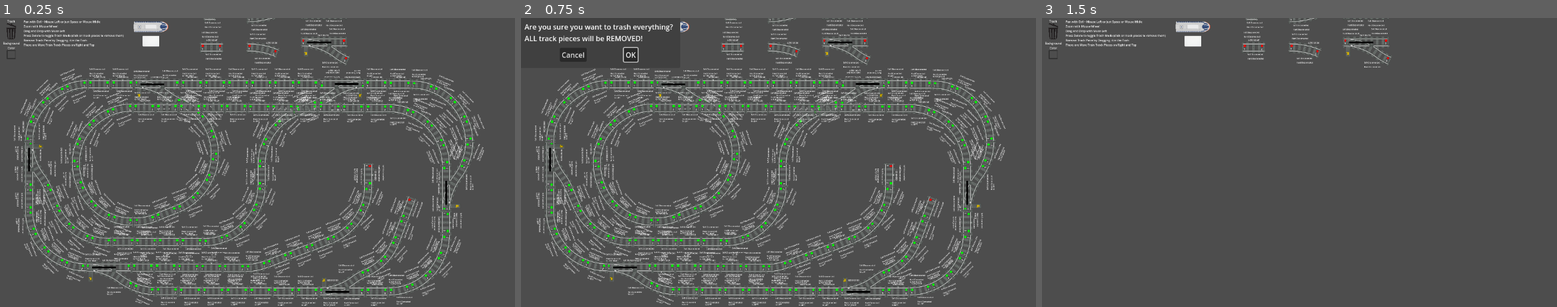
Above: before the commit, frames 1-3 (left to right).
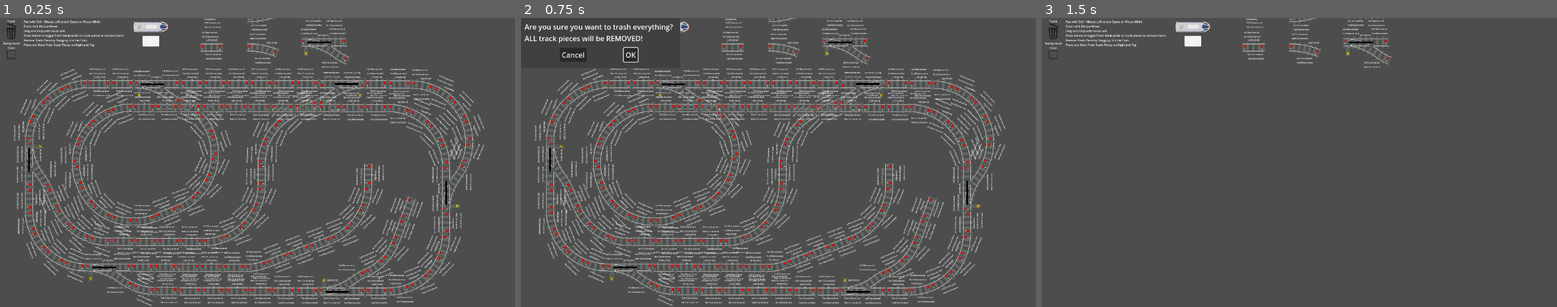
Above: after the commit, the same moments.

Repository: RustyRailways/RustyRailways
Game: Godot game, scene res://Main.tscn
The game is run twice, just before and just after one commit, with the same random seed, the same clock (stepped at 60 frames per second) and the same inputs.
Inputs (mouse positions are in pixels of both pictures, inside the frame that each line leads up to):
- Up to frame 1 (0.25 s): no input
- Up to frame 2 (0.75 s): tap Enter at 0.5 s; drag from (531, 32) to (768, 46) at 0.52 s
- Up to frame 3 (1.5 s): click "OK" at 1.25 s

The runs differ from the first frame. In frame 1, 3.8% of the frame differs, in the area x 2-94%, y 17-100%; in frame 2, 3.8%; in frame 3, nothing differs.
Error after the commit: Cannot call method 'get_child' on a null value. (res://Main.gd:35)

Commit message:
Rename ConnectionPointSnapArea to SnapArea

Diff:
--- a/client/train-track-pieces/BaseTrainTrackPiece.tscn
+++ b/client/train-track-pieces/BaseTrainTrackPiece.tscn
@@ -45,13 +45,13 @@
 collide_with_bodies = false
 script = ExtResource("2_m8y75")
 
-[node name="ConnectionPointSnapArea" type="Area2D" parent="ConnectionPoints/ConnectionPoint1Left"]
+[node name="SnapArea" type="Area2D" parent="ConnectionPoints/ConnectionPoint1Left"]
 collision_layer = 2
 collision_mask = 0
 monitoring = false
 monitorable = false
 
-[node name="CollisionShape2D" type="CollisionShape2D" parent="ConnectionPoints/ConnectionPoint1Left/ConnectionPointSnapArea"]
+[node name="CollisionShape2D" type="CollisionShape2D" parent="ConnectionPoints/ConnectionPoint1Left/SnapArea"]
 shape = SubResource("CircleShape2D_ofwjh")
 disabled = true
 
@@ -97,13 +97,13 @@
 collide_with_bodies = false
 script = ExtResource("2_m8y75")
 
-[node name="ConnectionPointSnapArea" type="Area2D" parent="ConnectionPoints/ConnectionPoint2TopRight"]
+[node name="SnapArea" type="Area2D" parent="ConnectionPoints/ConnectionPoint2TopRight"]
 collision_layer = 2
 collision_mask = 0
 monitoring = false
 monitorable = false
 
-[node name="CollisionShape2D" type="CollisionShape2D" parent="ConnectionPoints/ConnectionPoint2TopRight/ConnectionPointSnapArea"]
+[node name="CollisionShape2D" type="CollisionShape2D" parent="ConnectionPoints/ConnectionPoint2TopRight/SnapArea"]
 shape = SubResource("CircleShape2D_ofwjh")
 disabled = true
 
--- a/client/train-track-pieces/Curve.tscn
+++ b/client/train-track-pieces/Curve.tscn
@@ -40,13 +40,13 @@
 collide_with_bodies = false
 script = ExtResource("2_5moxs")
 
-[node name="ConnectionPointSnapArea" type="Area2D" parent="ConnectionPoints/ConnectionPoint1Left"]
+[node name="SnapArea" type="Area2D" parent="ConnectionPoints/ConnectionPoint1Left"]
 collision_layer = 2
 collision_mask = 0
 monitoring = false
 monitorable = false
 
-[node name="CollisionShape2D" type="CollisionShape2D" parent="ConnectionPoints/ConnectionPoint1Left/ConnectionPointSnapArea"]
+[node name="CollisionShape2D" type="CollisionShape2D" parent="ConnectionPoints/ConnectionPoint1Left/SnapArea"]
 shape = SubResource("CircleShape2D_ofwjh")
 disabled = true
 
@@ -92,13 +92,13 @@
 collide_with_bodies = false
 script = ExtResource("2_5moxs")
 
-[node name="ConnectionPointSnapArea" type="Area2D" parent="ConnectionPoints/ConnectionPoint2TopRight"]
+[node name="SnapArea" type="Area2D" parent="ConnectionPoints/ConnectionPoint2TopRight"]
 collision_layer = 2
 collision_mask = 0
 monitoring = false
 monitorable = false
 
-[node name="CollisionShape2D" type="CollisionShape2D" parent="ConnectionPoints/ConnectionPoint2TopRight/ConnectionPointSnapArea"]
+[node name="CollisionShape2D" type="CollisionShape2D" parent="ConnectionPoints/ConnectionPoint2TopRight/SnapArea"]
 shape = SubResource("CircleShape2D_ofwjh")
 disabled = true
 
--- a/client/train-track-pieces/CurveFlippedVertically.tscn
+++ b/client/train-track-pieces/CurveFlippedVertically.tscn
@@ -40,13 +40,13 @@
 collide_with_bodies = false
 script = ExtResource("2_nje2f")
 
-[node name="ConnectionPointSnapArea" type="Area2D" parent="ConnectionPoints/ConnectionPoint1Left"]
+[node name="SnapArea" type="Area2D" parent="ConnectionPoints/ConnectionPoint1Left"]
 collision_layer = 2
 collision_mask = 0
 monitoring = false
 monitorable = false
 
-[node name="CollisionShape2D" type="CollisionShape2D" parent="ConnectionPoints/ConnectionPoint1Left/ConnectionPointSnapArea"]
+[node name="CollisionShape2D" type="CollisionShape2D" parent="ConnectionPoints/ConnectionPoint1Left/SnapArea"]
 shape = SubResource("CircleShape2D_ofwjh")
 disabled = true
 
@@ -90,13 +90,13 @@
 collide_with_bodies = false
 script = ExtResource("2_nje2f")
 
-[node name="ConnectionPointSnapArea" type="Area2D" parent="ConnectionPoints/ConnectionPoint2TopRight"]
+[node name="SnapArea" type="Area2D" parent="ConnectionPoints/ConnectionPoint2TopRight"]
 collision_layer = 2
 collision_mask = 0
 monitoring = false
 monitorable = false
 
-[node name="CollisionShape2D" type="CollisionShape2D" parent="ConnectionPoints/ConnectionPoint2TopRight/ConnectionPointSnapArea"]
+[node name="CollisionShape2D" type="CollisionShape2D" parent="ConnectionPoints/ConnectionPoint2TopRight/SnapArea"]
 shape = SubResource("CircleShape2D_ofwjh")
 disabled = true
 
--- a/client/train-track-pieces/HalfCurve.tscn
+++ b/client/train-track-pieces/HalfCurve.tscn
@@ -40,13 +40,13 @@
 collide_with_bodies = false
 script = ExtResource("2_aquq8")
 
-[node name="ConnectionPointSnapArea" type="Area2D" parent="ConnectionPoints/ConnectionPoint1Left"]
+[node name="SnapArea" type="Area2D" parent="ConnectionPoints/ConnectionPoint1Left"]
 collision_layer = 2
 collision_mask = 0
 monitoring = false
 monitorable = false
 
-[node name="CollisionShape2D" type="CollisionShape2D" parent="ConnectionPoints/ConnectionPoint1Left/ConnectionPointSnapArea"]
+[node name="CollisionShape2D" type="CollisionShape2D" parent="ConnectionPoints/ConnectionPoint1Left/SnapArea"]
 shape = SubResource("CircleShape2D_ofwjh")
 disabled = true
 
@@ -92,13 +92,13 @@
 collide_with_bodies = false
 script = ExtResource("2_aquq8")
 
-[node name="ConnectionPointSnapArea" type="Area2D" parent="ConnectionPoints/ConnectionPoint2TopRight"]
+[node name="SnapArea" type="Area2D" parent="ConnectionPoints/ConnectionPoint2TopRight"]
 collision_layer = 2
 collision_mask = 0
 monitoring = false
 monitorable = false
 
-[node name="CollisionShape2D" type="CollisionShape2D" parent="ConnectionPoints/ConnectionPoint2TopRight/ConnectionPointSnapArea"]
+[node name="CollisionShape2D" type="CollisionShape2D" parent="ConnectionPoints/ConnectionPoint2TopRight/SnapArea"]
 shape = SubResource("CircleShape2D_ofwjh")
 disabled = true
 
--- a/client/train-track-pieces/HalfCurveFlippedVertically.tscn
+++ b/client/train-track-pieces/HalfCurveFlippedVertically.tscn
@@ -40,13 +40,13 @@
 collide_with_bodies = false
 script = ExtResource("2_qb5vc")
 
-[node name="ConnectionPointSnapArea" type="Area2D" parent="ConnectionPoints/ConnectionPoint1Left"]
+[node name="SnapArea" type="Area2D" parent="ConnectionPoints/ConnectionPoint1Left"]
 collision_layer = 2
 collision_mask = 0
 monitoring = false
 monitorable = false
 
-[node name="CollisionShape2D" type="CollisionShape2D" parent="ConnectionPoints/ConnectionPoint1Left/ConnectionPointSnapArea"]
+[node name="CollisionShape2D" type="CollisionShape2D" parent="ConnectionPoints/ConnectionPoint1Left/SnapArea"]
 shape = SubResource("CircleShape2D_ofwjh")
 disabled = true
 
@@ -92,13 +92,13 @@
 collide_with_bodies = false
 script = ExtResource("2_qb5vc")
 
-[node name="ConnectionPointSnapArea" type="Area2D" parent="ConnectionPoints/ConnectionPoint2TopRight"]
+[node name="SnapArea" type="Area2D" parent="ConnectionPoints/ConnectionPoint2TopRight"]
 collision_layer = 2
 collision_mask = 0
 monitoring = false
 monitorable = false
 
-[node name="CollisionShape2D" type="CollisionShape2D" parent="ConnectionPoints/ConnectionPoint2TopRight/ConnectionPointSnapArea"]
+[node name="CollisionShape2D" type="CollisionShape2D" parent="ConnectionPoints/ConnectionPoint2TopRight/SnapArea"]
 shape = SubResource("CircleShape2D_ofwjh")
 disabled = true
 
--- a/client/train-track-pieces/HalfStraight.tscn
+++ b/client/train-track-pieces/HalfStraight.tscn
@@ -40,13 +40,13 @@
 collide_with_bodies = false
 script = ExtResource("2_xjbnm")
 
-[node name="ConnectionPointSnapArea" type="Area2D" parent="ConnectionPoints/ConnectionPoint1Left"]
+[node name="SnapArea" type="Area2D" parent="ConnectionPoints/ConnectionPoint1Left"]
 collision_layer = 2
 collision_mask = 0
 monitoring = false
 monitorable = false
 
-[node name="CollisionShape2D" type="CollisionShape2D" parent="ConnectionPoints/ConnectionPoint1Left/ConnectionPointSnapArea"]
+[node name="CollisionShape2D" type="CollisionShape2D" parent="ConnectionPoints/ConnectionPoint1Left/SnapArea"]
 shape = SubResource("CircleShape2D_ofwjh")
 disabled = true
 
@@ -92,13 +92,13 @@
 collide_with_bodies = false
 script = ExtResource("2_xjbnm")
 
-[node name="ConnectionPointSnapArea" type="Area2D" parent="ConnectionPoints/ConnectionPoint2TopRight"]
+[node name="SnapArea" type="Area2D" parent="ConnectionPoints/ConnectionPoint2TopRight"]
 collision_layer = 2
 collision_mask = 0
 monitoring = false
 monitorable = false
 
-[node name="CollisionShape2D" type="CollisionShape2D" parent="ConnectionPoints/ConnectionPoint2TopRight/ConnectionPointSnapArea"]
+[node name="CollisionShape2D" type="CollisionShape2D" parent="ConnectionPoints/ConnectionPoint2TopRight/SnapArea"]
 shape = SubResource("CircleShape2D_ofwjh")
 disabled = true
 
--- a/client/train-track-pieces/LongCurve.tscn
+++ b/client/train-track-pieces/LongCurve.tscn
@@ -40,13 +40,13 @@
 collide_with_bodies = false
 script = ExtResource("2_rp1tp")
 
-[node name="ConnectionPointSnapArea" type="Area2D" parent="ConnectionPoints/ConnectionPoint1Left"]
+[node name="SnapArea" type="Area2D" parent="ConnectionPoints/ConnectionPoint1Left"]
 collision_layer = 2
 collision_mask = 0
 monitoring = false
 monitorable = false
 
-[node name="CollisionShape2D" type="CollisionShape2D" parent="ConnectionPoints/ConnectionPoint1Left/ConnectionPointSnapArea"]
+[node name="CollisionShape2D" type="CollisionShape2D" parent="ConnectionPoints/ConnectionPoint1Left/SnapArea"]
 shape = SubResource("CircleShape2D_ofwjh")
 disabled = true
 
@@ -92,13 +92,13 @@
 collide_with_bodies = false
 script = ExtResource("2_rp1tp")
 
-[node name="ConnectionPointSnapArea" type="Area2D" parent="ConnectionPoints/ConnectionPoint2TopRight"]
+[node name="SnapArea" type="Area2D" parent="ConnectionPoints/ConnectionPoint2TopRight"]
 collision_layer = 2
 collision_mask = 0
 monitoring = false
 monitorable = false
 
-[node name="CollisionShape2D" type="CollisionShape2D" parent="ConnectionPoints/ConnectionPoint2TopRight/ConnectionPointSnapArea"]
+[node name="CollisionShape2D" type="CollisionShape2D" parent="ConnectionPoints/ConnectionPoint2TopRight/SnapArea"]
 shape = SubResource("CircleShape2D_ofwjh")
 disabled = true
 
--- a/client/train-track-pieces/LongCurveFlippedVertically.tscn
+++ b/client/train-track-pieces/LongCurveFlippedVertically.tscn
@@ -40,13 +40,13 @@
 collide_with_bodies = false
 script = ExtResource("2_pca47")
 
-[node name="ConnectionPointSnapArea" type="Area2D" parent="ConnectionPoints/ConnectionPoint1Left"]
+[node name="SnapArea" type="Area2D" parent="ConnectionPoints/ConnectionPoint1Left"]
 collision_layer = 2
 collision_mask = 0
 monitoring = false
 monitorable = false
 
-[node name="CollisionShape2D" type="CollisionShape2D" parent="ConnectionPoints/ConnectionPoint1Left/ConnectionPointSnapArea"]
+[node name="CollisionShape2D" type="CollisionShape2D" parent="ConnectionPoints/ConnectionPoint1Left/SnapArea"]
 shape = SubResource("CircleShape2D_ofwjh")
 disabled = true
 
@@ -92,13 +92,13 @@
 collide_with_bodies = false
 script = ExtResource("2_pca47")
 
-[node name="ConnectionPointSnapArea" type="Area2D" parent="ConnectionPoints/ConnectionPoint2TopRight"]
+[node name="SnapArea" type="Area2D" parent="ConnectionPoints/ConnectionPoint2TopRight"]
 collision_layer = 2
 collision_mask = 0
 monitoring = false
 monitorable = false
 
-[node name="CollisionShape2D" type="CollisionShape2D" parent="ConnectionPoints/ConnectionPoint2TopRight/ConnectionPointSnapArea"]
+[node name="CollisionShape2D" type="CollisionShape2D" parent="ConnectionPoints/ConnectionPoint2TopRight/SnapArea"]
 shape = SubResource("CircleShape2D_ofwjh")
 disabled = true
 
--- a/client/train-track-pieces/LongStraight.tscn
+++ b/client/train-track-pieces/LongStraight.tscn
@@ -40,13 +40,13 @@
 collide_with_bodies = false
 script = ExtResource("2_xbwkb")
 
-[node name="ConnectionPointSnapArea" type="Area2D" parent="ConnectionPoints/ConnectionPoint1Left"]
+[node name="SnapArea" type="Area2D" parent="ConnectionPoints/ConnectionPoint1Left"]
 collision_layer = 2
 collision_mask = 0
 monitoring = false
 monitorable = false
 
-[node name="CollisionShape2D" type="CollisionShape2D" parent="ConnectionPoints/ConnectionPoint1Left/ConnectionPointSnapArea"]
+[node name="CollisionShape2D" type="CollisionShape2D" parent="ConnectionPoints/ConnectionPoint1Left/SnapArea"]
 shape = SubResource("CircleShape2D_ofwjh")
 disabled = true
 
@@ -92,13 +92,13 @@
 collide_with_bodies = false
 script = ExtResource("2_xbwkb")
 
-[node name="ConnectionPointSnapArea" type="Area2D" parent="ConnectionPoints/ConnectionPoint2TopRight"]
+[node name="SnapArea" type="Area2D" parent="ConnectionPoints/ConnectionPoint2TopRight"]
 collision_layer = 2
 collision_mask = 0
 monitoring = false
 monitorable = false
 
-[node name="CollisionShape2D" type="CollisionShape2D" parent="ConnectionPoints/ConnectionPoint2TopRight/ConnectionPointSnapArea"]
+[node name="CollisionShape2D" type="CollisionShape2D" parent="ConnectionPoints/ConnectionPoint2TopRight/SnapArea"]
 shape = SubResource("CircleShape2D_ofwjh")
 disabled = true
 
--- a/client/train-track-pieces/QuarterStraight.tscn
+++ b/client/train-track-pieces/QuarterStraight.tscn
@@ -40,13 +40,13 @@
 collide_with_bodies = false
 script = ExtResource("2_61qwv")
 
-[node name="ConnectionPointSnapArea" type="Area2D" parent="ConnectionPoints/ConnectionPoint1Left"]
+[node name="SnapArea" type="Area2D" parent="ConnectionPoints/ConnectionPoint1Left"]
 collision_layer = 2
 collision_mask = 0
 monitoring = false
 monitorable = false
 
-[node name="CollisionShape2D" type="CollisionShape2D" parent="ConnectionPoints/ConnectionPoint1Left/ConnectionPointSnapArea"]
+[node name="CollisionShape2D" type="CollisionShape2D" parent="ConnectionPoints/ConnectionPoint1Left/SnapArea"]
 shape = SubResource("CircleShape2D_ofwjh")
 disabled = true
 
@@ -92,13 +92,13 @@
 collide_with_bodies = false
 script = ExtResource("2_61qwv")
 
-[node name="ConnectionPointSnapArea" type="Area2D" parent="ConnectionPoints/ConnectionPoint2TopRight"]
+[node name="SnapArea" type="Area2D" parent="ConnectionPoints/ConnectionPoint2TopRight"]
 collision_layer = 2
 collision_mask = 0
 monitoring = false
 monitorable = false
 
-[node name="CollisionShape2D" type="CollisionShape2D" parent="ConnectionPoints/ConnectionPoint2TopRight/ConnectionPointSnapArea"]
+[node name="CollisionShape2D" type="CollisionShape2D" parent="ConnectionPoints/ConnectionPoint2TopRight/SnapArea"]
 shape = SubResource("CircleShape2D_ofwjh")
 disabled = true
 
--- a/client/train-track-pieces/Switch.tscn
+++ b/client/train-track-pieces/Switch.tscn
@@ -45,13 +45,13 @@
 collide_with_bodies = false
 script = ExtResource("2_6ucyu")
 
-[node name="ConnectionPointSnapArea" type="Area2D" parent="ConnectionPoints/ConnectionPoint1Left"]
+[node name="SnapArea" type="Area2D" parent="ConnectionPoints/ConnectionPoint1Left"]
 collision_layer = 2
 collision_mask = 0
 monitoring = false
 monitorable = false
 
-[node name="CollisionShape2D" type="CollisionShape2D" parent="ConnectionPoints/ConnectionPoint1Left/ConnectionPointSnapArea"]
+[node name="CollisionShape2D" type="CollisionShape2D" parent="ConnectionPoints/ConnectionPoint1Left/SnapArea"]
 shape = SubResource("CircleShape2D_ofwjh")
 disabled = true
 
@@ -97,13 +97,13 @@
 collide_with_bodies = false
 script = ExtResource("2_6ucyu")
 
-[node name="ConnectionPointSnapArea" type="Area2D" parent="ConnectionPoints/ConnectionPoint2TopRight"]
+[node name="SnapArea" type="Area2D" parent="ConnectionPoints/ConnectionPoint2TopRight"]
 collision_layer = 2
 collision_mask = 0
 monitoring = false
 monitorable = false
 
-[node name="CollisionShape2D" type="CollisionShape2D" parent="ConnectionPoints/ConnectionPoint2TopRight/ConnectionPointSnapArea"]
+[node name="CollisionShape2D" type="CollisionShape2D" parent="ConnectionPoints/ConnectionPoint2TopRight/SnapArea"]
 shape = SubResource("CircleShape2D_ofwjh")
 disabled = true
 
--- a/client/train-track-pieces/SwitchFlippedVertically.tscn
+++ b/client/train-track-pieces/SwitchFlippedVertically.tscn
@@ -45,13 +45,13 @@
 collide_with_bodies = false
 script = ExtResource("2_naver")
 
-[node name="ConnectionPointSnapArea" type="Area2D" parent="ConnectionPoints/ConnectionPoint1Left"]
+[node name="SnapArea" type="Area2D" parent="ConnectionPoints/ConnectionPoint1Left"]
 collision_layer = 2
 collision_mask = 0
 monitoring = false
 monitorable = false
 
-[node name="CollisionShape2D" type="CollisionShape2D" parent="ConnectionPoints/ConnectionPoint1Left/ConnectionPointSnapArea"]
+[node name="CollisionShape2D" type="CollisionShape2D" parent="ConnectionPoints/ConnectionPoint1Left/SnapArea"]
 shape = SubResource("CircleShape2D_ofwjh")
 disabled = true
 
@@ -97,13 +97,13 @@
 collide_with_bodies = false
 script = ExtResource("2_naver")
 
-[node name="ConnectionPointSnapArea" type="Area2D" parent="ConnectionPoints/ConnectionPoint2TopRight"]
+[node name="SnapArea" type="Area2D" parent="ConnectionPoints/ConnectionPoint2TopRight"]
 collision_layer = 2
 collision_mask = 0
 monitoring = false
 monitorable = false
 
-[node name="CollisionShape2D" type="CollisionShape2D" parent="ConnectionPoints/ConnectionPoint2TopRight/ConnectionPointSnapArea"]
+[node name="CollisionShape2D" type="CollisionShape2D" parent="ConnectionPoints/ConnectionPoint2TopRight/SnapArea"]
 shape = SubResource("CircleShape2D_ofwjh")
 disabled = true
 
--- a/client/train-track-pieces/SwitchHalfCurve.tscn
+++ b/client/train-track-pieces/SwitchHalfCurve.tscn
@@ -45,13 +45,13 @@
 collide_with_bodies = false
 script = ExtResource("2_1qixk")
 
-[node name="ConnectionPointSnapArea" type="Area2D" parent="ConnectionPoints/ConnectionPoint1Left"]
+[node name="SnapArea" type="Area2D" parent="ConnectionPoints/ConnectionPoint1Left"]
 collision_layer = 2
 collision_mask = 0
 monitoring = false
 monitorable = false
 
-[node name="CollisionShape2D" type="CollisionShape2D" parent="ConnectionPoints/ConnectionPoint1Left/ConnectionPointSnapArea"]
+[node name="CollisionShape2D" type="CollisionShape2D" parent="ConnectionPoints/ConnectionPoint1Left/SnapArea"]
 shape = SubResource("CircleShape2D_ofwjh")
 disabled = true
 
@@ -97,13 +97,13 @@
 collide_with_bodies = false
 script = ExtResource("2_1qixk")
 
-[node name="ConnectionPointSnapArea" type="Area2D" parent="ConnectionPoints/ConnectionPoint2TopRight"]
+[node name="SnapArea" type="Area2D" parent="ConnectionPoints/ConnectionPoint2TopRight"]
 collision_layer = 2
 collision_mask = 0
 monitoring = false
 monitorable = false
 
-[node name="CollisionShape2D" type="CollisionShape2D" parent="ConnectionPoints/ConnectionPoint2TopRight/ConnectionPointSnapArea"]
+[node name="CollisionShape2D" type="CollisionShape2D" parent="ConnectionPoints/ConnectionPoint2TopRight/SnapArea"]
 shape = SubResource("CircleShape2D_ofwjh")
 disabled = true
 
--- a/client/train-track-pieces/SwitchHalfCurveFlippedVertically.tscn
+++ b/client/train-track-pieces/SwitchHalfCurveFlippedVertically.tscn
@@ -45,13 +45,13 @@
 collide_with_bodies = false
 script = ExtResource("2_wotf6")
 
-[node name="ConnectionPointSnapArea" type="Area2D" parent="ConnectionPoints/ConnectionPoint1Left"]
+[node name="SnapArea" type="Area2D" parent="ConnectionPoints/ConnectionPoint1Left"]
 collision_layer = 2
 collision_mask = 0
 monitoring = false
 monitorable = false
 
-[node name="CollisionShape2D" type="CollisionShape2D" parent="ConnectionPoints/ConnectionPoint1Left/ConnectionPointSnapArea"]
+[node name="CollisionShape2D" type="CollisionShape2D" parent="ConnectionPoints/ConnectionPoint1Left/SnapArea"]
 shape = SubResource("CircleShape2D_ofwjh")
 disabled = true
 
@@ -97,13 +97,13 @@
 collide_with_bodies = false
 script = ExtResource("2_wotf6")
 
-[node name="ConnectionPointSnapArea" type="Area2D" parent="ConnectionPoints/ConnectionPoint2TopRight"]
+[node name="SnapArea" type="Area2D" parent="ConnectionPoints/ConnectionPoint2TopRight"]
 collision_layer = 2
 collision_mask = 0
 monitoring = false
 monitorable = false
 
-[node name="CollisionShape2D" type="CollisionShape2D" parent="ConnectionPoints/ConnectionPoint2TopRight/ConnectionPointSnapArea"]
+[node name="CollisionShape2D" type="CollisionShape2D" parent="ConnectionPoints/ConnectionPoint2TopRight/SnapArea"]
 shape = SubResource("CircleShape2D_ofwjh")
 disabled = true
 
